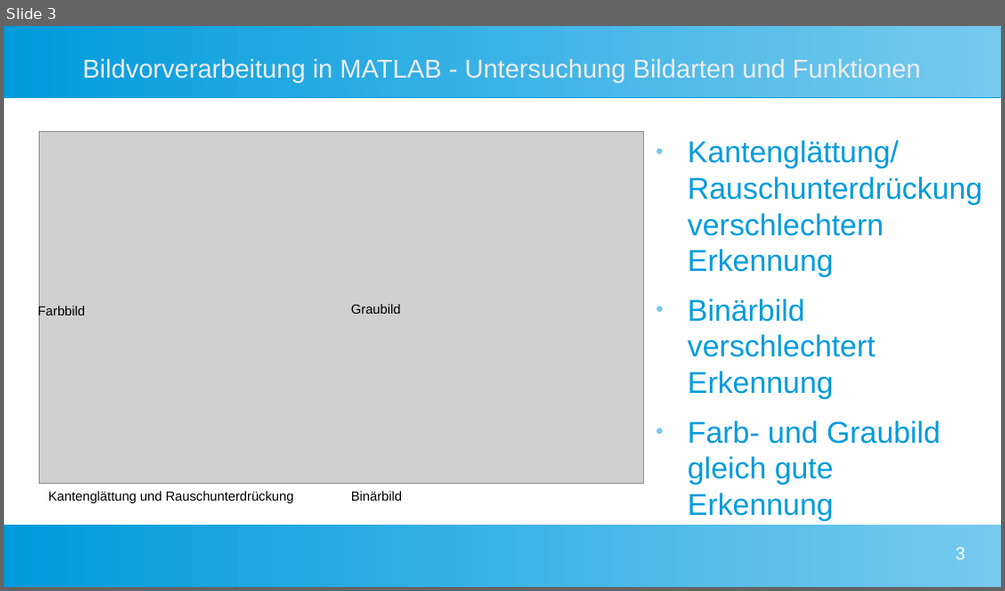
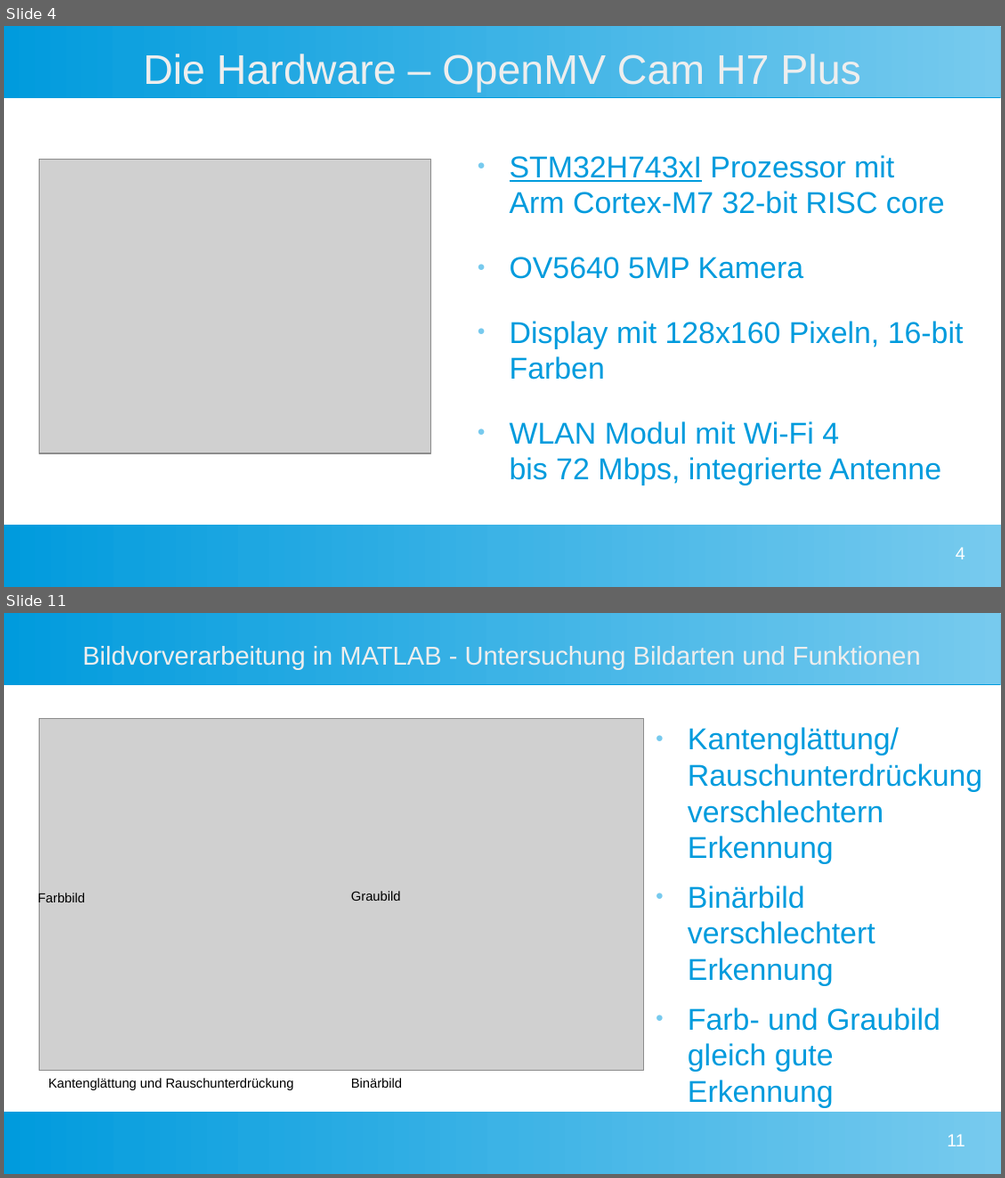
Before and after one commit to Commander-Philip/the-machine-learning-brick, a slide deck: docs/Präsentation.odp. Shown one above the other, each under a label of ours: slide 3 before the commit, slides 4 and 11 after it; the slides between them are not shown. The pictures are 1005x591 and 1005x1178 pixels, drawn with LibreOffice and Linux fonts; fonts in the diff are those of the drawing; grey boxes stand for pictures. Boxes give left, top, right and bottom in pixels: in the first picture for what was removed or moved away, otherwise in the second. Text is boxed around its words. In the diff, an @@ line names an element or a change of style, - is before the commit and + after.

Commit message:
Präsentationen zusammengeführt und Beispielmodelle von OpenMV hinzugefügt

```diff
--- a/docs/Präsentation.odp
+++ b/docs/Präsentation.odp
@@ slide 4 added at (x1=4, y1=26, x2=1001, y2=587), background #FFFFFF; not listed: 2 template elements that a slide beside it also shows @@
@@ title added at (x1=143, y1=54, x2=861, y2=92), 33 pt, text #EEEEEE @@
+Die Hardware – OpenMV Cam H7 Plus
@@ picture added at (x1=40, y1=159, x2=432, y2=453) @@
@@ text added at (x1=510, y1=155, x2=963, y2=485), 24 pt, text #009BDD @@
+● STM32H743xI Prozessor mit
+  Arm Cortex-M7 32-bit RISC core
+● OV5640 5MP Kamera
+● Display mit 128x160 Pixeln, 16-bit Farben
+● WLAN Modul mit Wi-Fi 4
+  bis 72 Mbps, integrierte Antenne
@@ page number added at (x1=955, y1=547, x2=965, y2=559), 14 pt, text #FFFFFF @@
+4
@@ what was slide 3 is now slide 11 @@
@@ page number at (x1=947, y1=1134, x2=965, y2=1146): text changed @@
-3
+11
```
Also in this commit, not shown: 14 other slides added, 3 slides removed, 4 other files.
